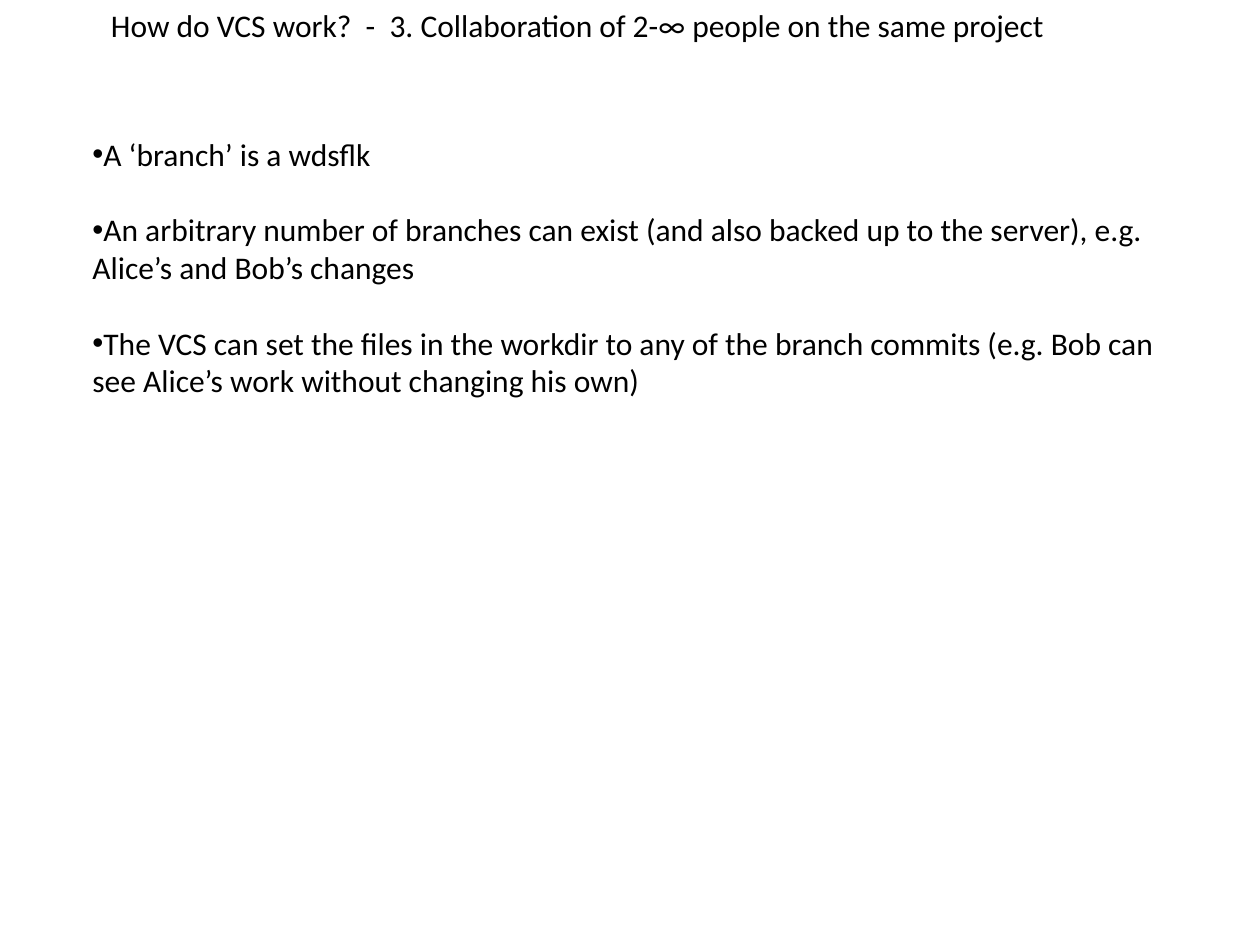
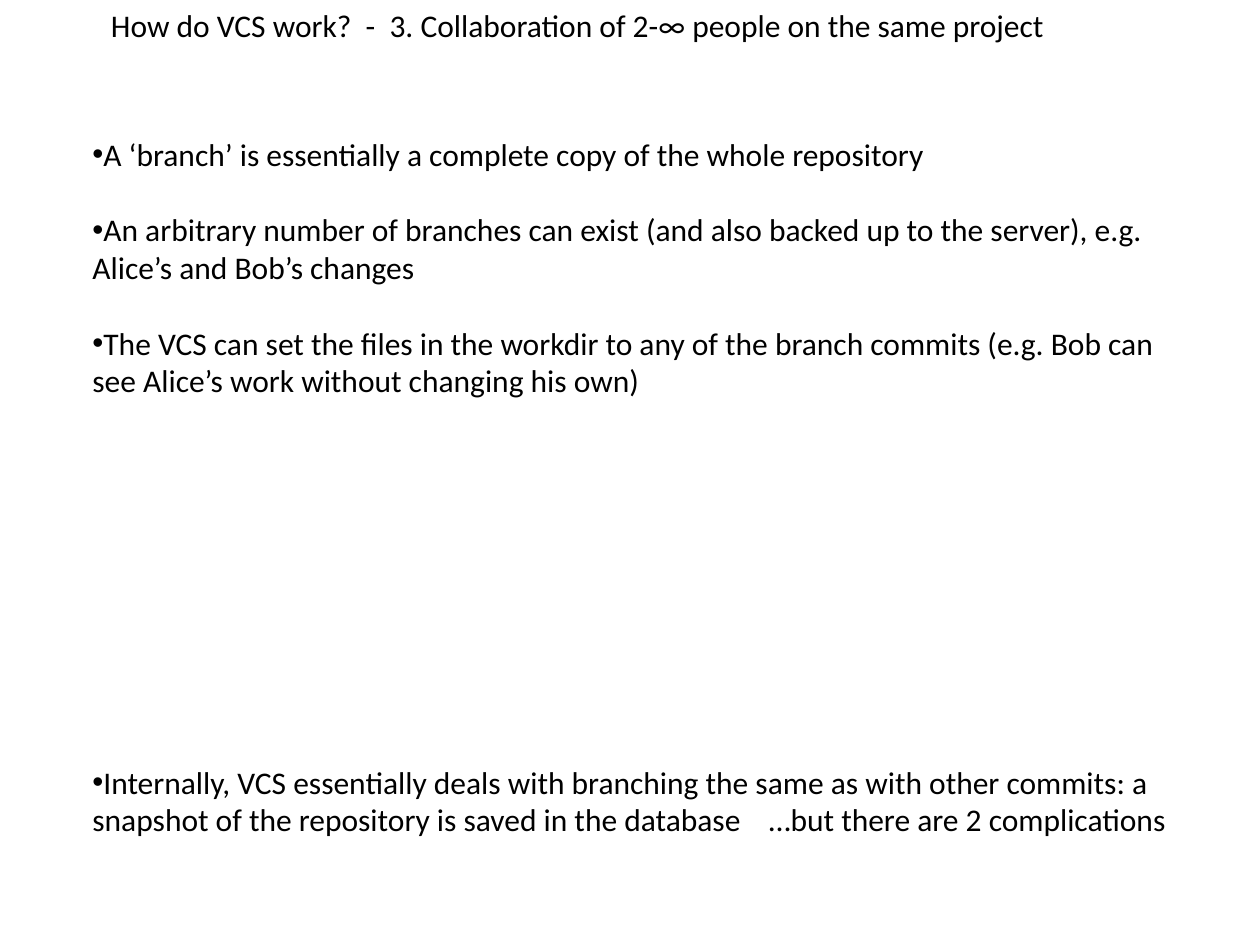
Before and after one commit to flosopher/gittalk, a slide deck: slide 8 of git_python_kurs.pptx (slide 7 before the commit). Drawn at 1260x945 pixels with LibreOffice and Linux fonts; fonts in the diff are those of the drawing. Boxes give left, top, right and bottom in pixels: in the first picture for what was removed or moved away, otherwise in the second. Text is boxed around its words. In the diff, an @@ line names an element or a change of style, - is before the commit and + after.

Commit message:
branching slides

```diff
--- a/git_python_kurs.pptx
+++ b/git_python_kurs.pptx
@@ text at [103, 143, 923, 171]: text changed @@
-• A ‘branch’ is a wdsflk
+• A ‘branch’ is essentially a complete copy of the whole repository
@@ text added at [92, 772, 1166, 836], 18 pt, text #000000 @@
+• Internally, VCS essentially deals with branching the same as with other commits: a snapshot of the repository is saved in the database …but there are 2 complications
```
Also in this commit, not shown: 4 other slides changed, 1 slide added.
